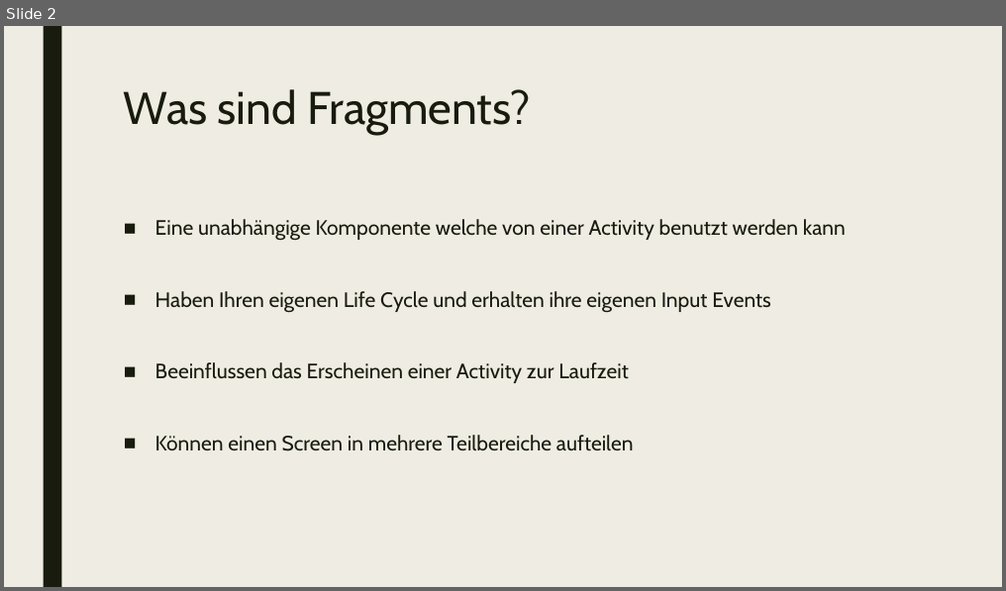
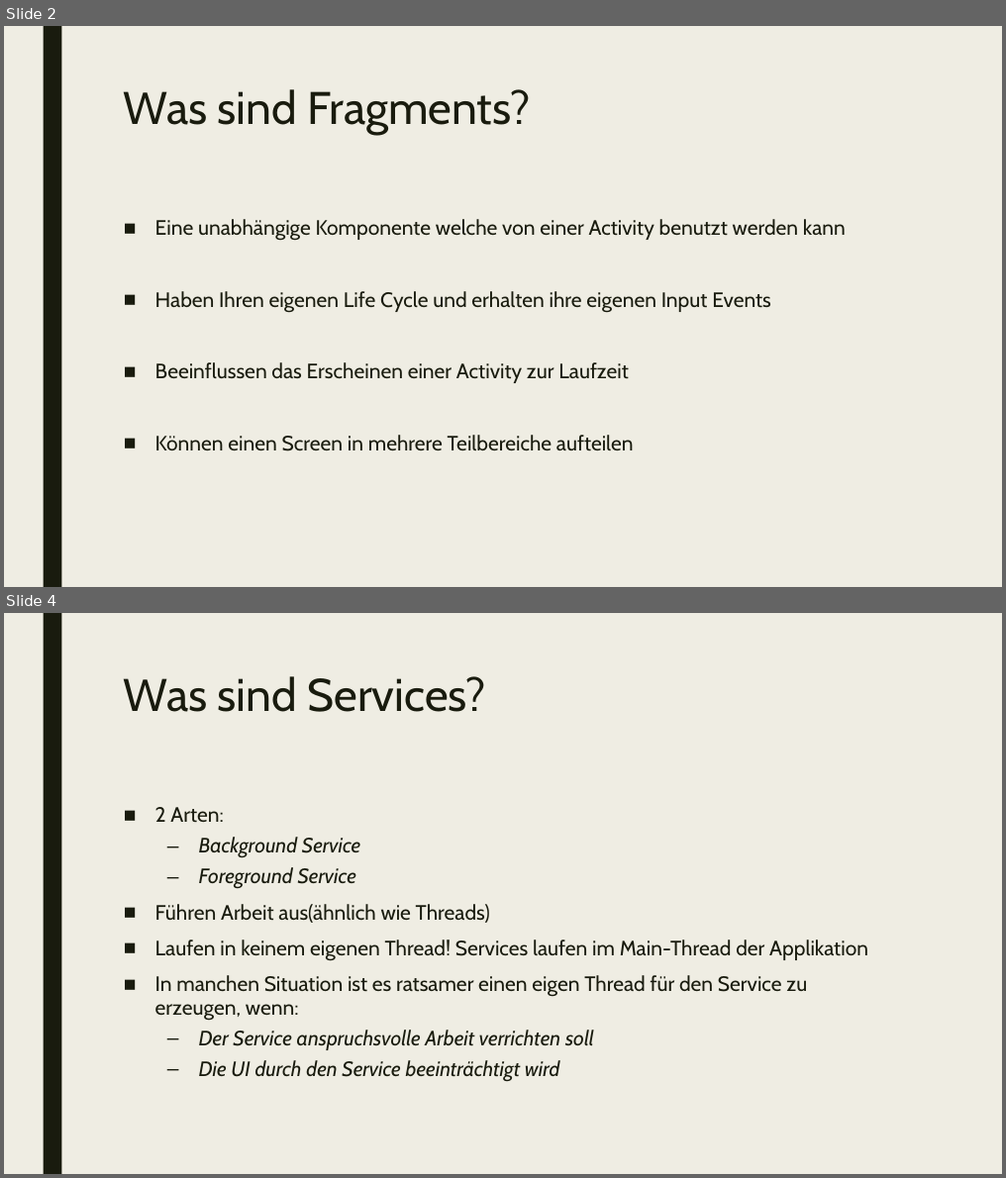
Before and after one commit to EricBuchinger/NVS_Referat, a slide deck: Fragments and Services.pptx. Shown one above the other, each under a label of ours: slide 2 before the commit, slides 2 and 4 after it; the slides between them are not shown. The pictures are 1006x591 and 1006x1178 pixels, drawn with LibreOffice and Linux fonts; fonts in the diff are those of the drawing. Boxes give left, top, right and bottom in pixels: in the first picture for what was removed or moved away, otherwise in the second. Text is boxed around its words. In the diff, an @@ line names an element or a change of style, - is before the commit and + after.

```diff
--- a/Fragments and Services.pptx
+++ b/Fragments and Services.pptx
@@ slide 4 added at <box>4,613,1002,1174</box>, background #EFEDE3; not listed: 1 template element that a slide beside it also shows @@
@@ title added at <box>124,676,485,712</box>, 44 pt, text #191B0E @@
+Was sind Services?
@@ text added at <box>155,807,868,1081</box>, 20 pt, text #191B0E @@
+■ 2 Arten:
+  – Background Service
+  – Foreground Service
+■ Führen Arbeit aus(ähnlich wie Threads)
+■ Laufen in keinem eigenen Thread! Services laufen im Main-Thread der Applikation
+■ In manchen Situation ist es ratsamer einen eigen Thread für den Service zu erzeugen, wenn:
+  – Der Service anspruchsvolle Arbeit verrichten soll
+  – Die UI durch den Service beeinträchtigt wird
```
Also in this commit, not shown: 5 other slides added, 11 other files.
